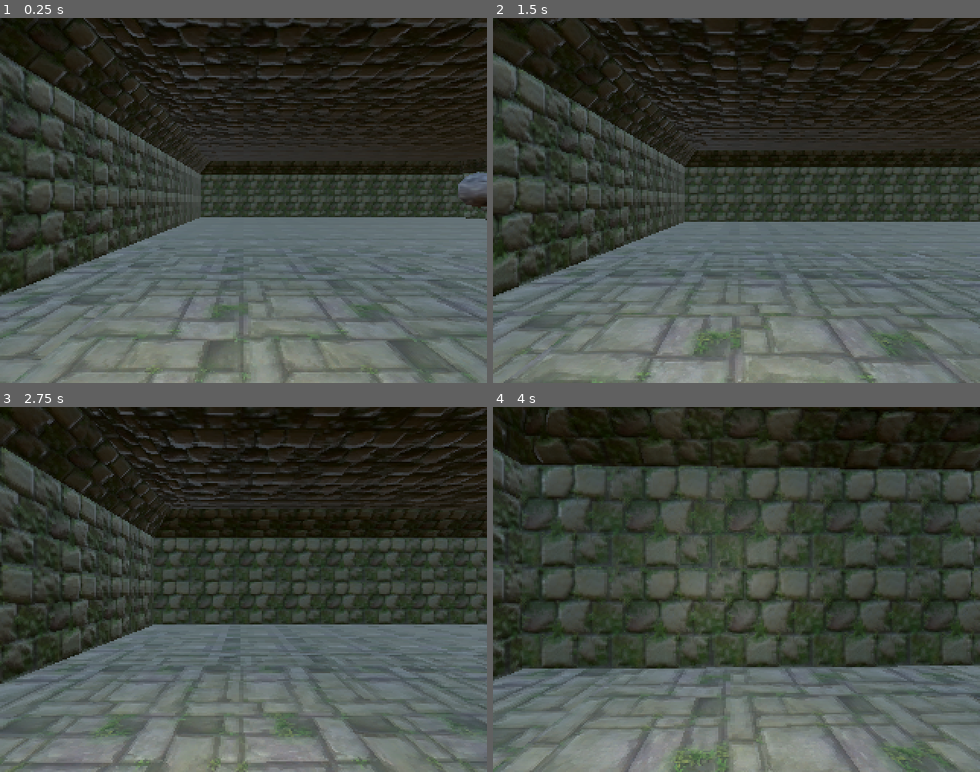
Above: before the commit, frames 1-4 (two rows, left to right).
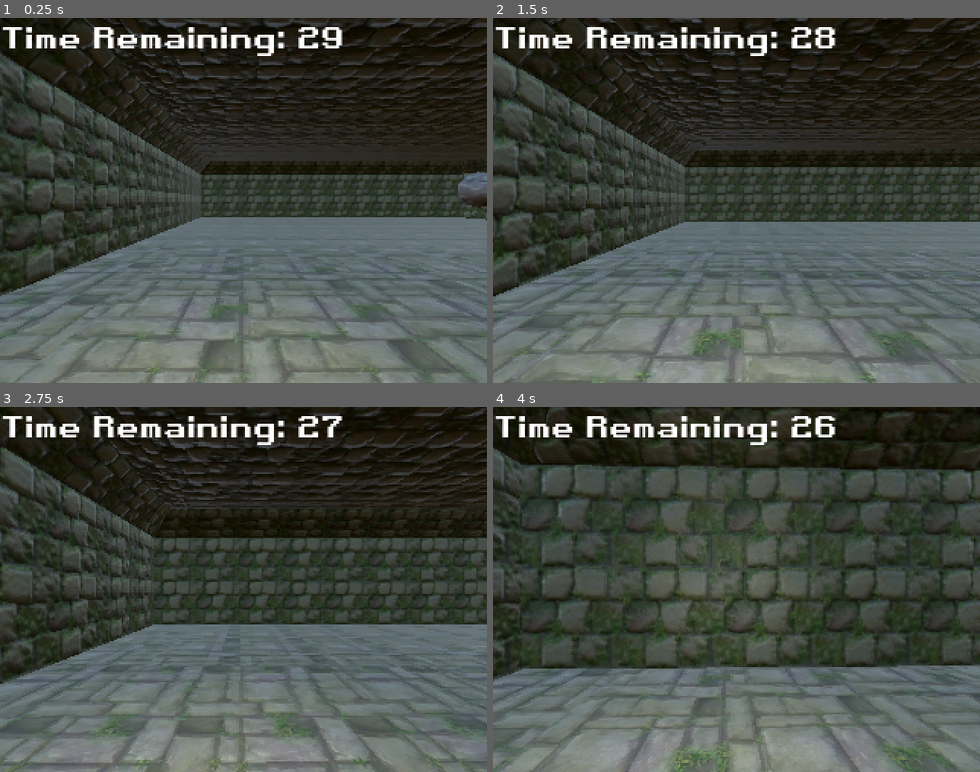
Above: after the commit, the same moments.

Repository: SampaiWasTaken/FatedEnds
Game: Godot game, scene res://main.tscn
Two runs of this game, one before a commit and one after it. Both use one fixed random seed, a clock stepped at 60 frames per second and the inputs below.
Inputs (mouse positions are in pixels of both pictures, inside the frame that each line leads up to):
- Up to frame 1 (0.25 s): no input
- Up to frame 2 (1.5 s): tap Enter (ui_accept) at 0.5, 0.77 s; move the mouse to (760, 200) at 0.52 s; hold Up (ui_up) from 0.53 s (still down); move the mouse to (712, 200) at 1.27 s
- Up to frame 3 (2.75 s): keep holding Up (ui_up); tap Enter (ui_accept) at 1.52 s; move the mouse to (253, 582) at 2.02 s
- Up to frame 4 (4 s): keep holding Up (ui_up); move the mouse to (731, 596) at 2.77 s; tap Enter (ui_accept) at 3.02, 3.77 s; move the mouse to (775, 593) at 3.52 s

The runs differ from the first frame. In frame 1, 1.9% of the frame differs, in the area x 0-71%, y 2-11%; in frame 2, 1.9%; in frame 3, 1.8%; in frame 4, 1.9%.

Commit message:
Fixed Main

Diff:
--- a/fated-ends/Scripts/timer_manager.gd
+++ b/fated-ends/Scripts/timer_manager.gd
@@ -7,7 +7,7 @@
 # Called when the node enters the scene tree for the first time.
 func _ready():
 	# Get the Label node. Make sure to drag and drop your Label into this variable in the Inspector
-	timer_label = $CanvasLayer/DeathTimerLabel  # Adjust the path if necessary
+	timer_label = $"../CanvasLayer/DeathTimerLabel"  # Adjust the path if necessary
 
 	# Optionally set label's initial text
 	timer_label.text = str(timer_duration)
--- a/fated-ends/main.tscn
+++ b/fated-ends/main.tscn
@@ -1,8 +1,12 @@
-[gd_scene load_steps=7 format=3 uid="uid://dffai7cb8sehi"]
+[gd_scene load_steps=11 format=3 uid="uid://dffai7cb8sehi"]
 
 [ext_resource type="PackedScene" uid="uid://dncv1j7hufsuy" path="res://Scenes/Player/player.tscn" id="1_4axfq"]
 [ext_resource type="MeshLibrary" uid="uid://ch3ws5i86uka4" path="res://resources/tileset/tileset.tres" id="2_n0xd5"]
-[ext_resource type="PackedScene" path="res://Scenes/boulder_trap.tscn" id="3_h43rd"]
+[ext_resource type="PackedScene" uid="uid://brl6wp7kn66xq" path="res://Scenes/boulder_trap.tscn" id="3_h43rd"]
+[ext_resource type="Script" path="res://Scripts/game_manager.gd" id="4_soyn3"]
+[ext_resource type="Script" path="res://Scripts/timer_manager.gd" id="5_luvpe"]
+[ext_resource type="PackedScene" uid="uid://dlf0sp6f7rqd7" path="res://skull_04.tscn" id="5_rig4n"]
+[ext_resource type="FontFile" uid="uid://c4ugdy6ujc4b5" path="res://Retro Gaming.ttf" id="7_j53xk"]
 
 [sub_resource type="ProceduralSkyMaterial" id="ProceduralSkyMaterial_06ib8"]
 sky_horizon_color = Color(0.64625, 0.65575, 0.67075, 1)
@@ -39,3 +43,21 @@
 
 [node name="Node3D" parent="." instance=ExtResource("3_h43rd")]
 transform = Transform3D(1, 0, 0, 0, 1, 0, 0, 0, 1, 6.6491, 2.15774, -6.7238)
+
+[node name="GameManager" type="Node" parent="." node_paths=PackedStringArray("player")]
+script = ExtResource("4_soyn3")
+player = NodePath("../player")
+corpse_scene = ExtResource("5_rig4n")
+
+[node name="TimerManager" type="Node" parent="."]
+script = ExtResource("5_luvpe")
+timer_duration = 30.0
+
+[node name="CanvasLayer" type="CanvasLayer" parent="."]
+
+[node name="DeathTimerLabel" type="Label" parent="CanvasLayer"]
+offset_right = 117.0
+offset_bottom = 34.0
+theme_override_fonts/font = ExtResource("7_j53xk")
+theme_override_font_sizes/font_size = 20
+text = "asd"
Not shown: 8 places in fated-ends/resources/tileset/tileset.tres that only renumber resources
